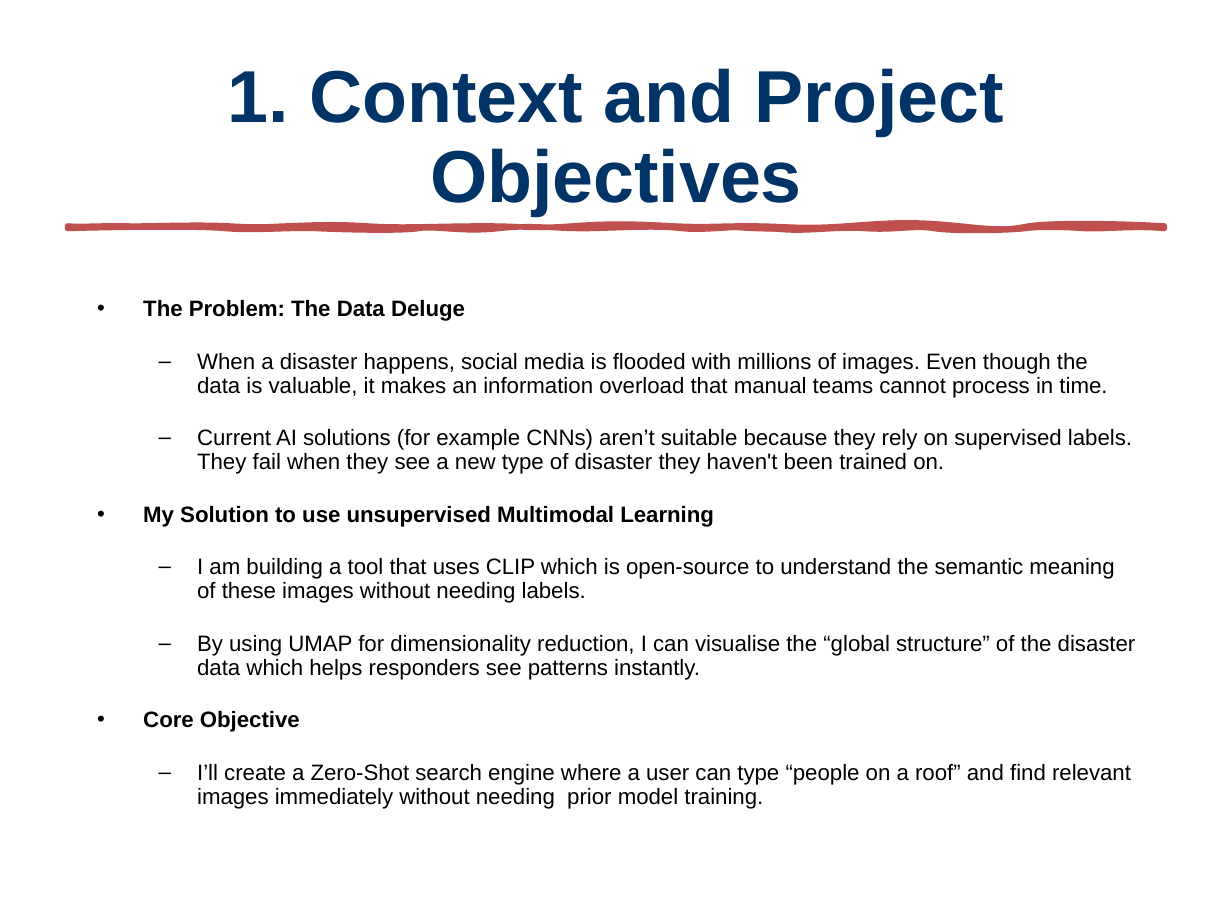
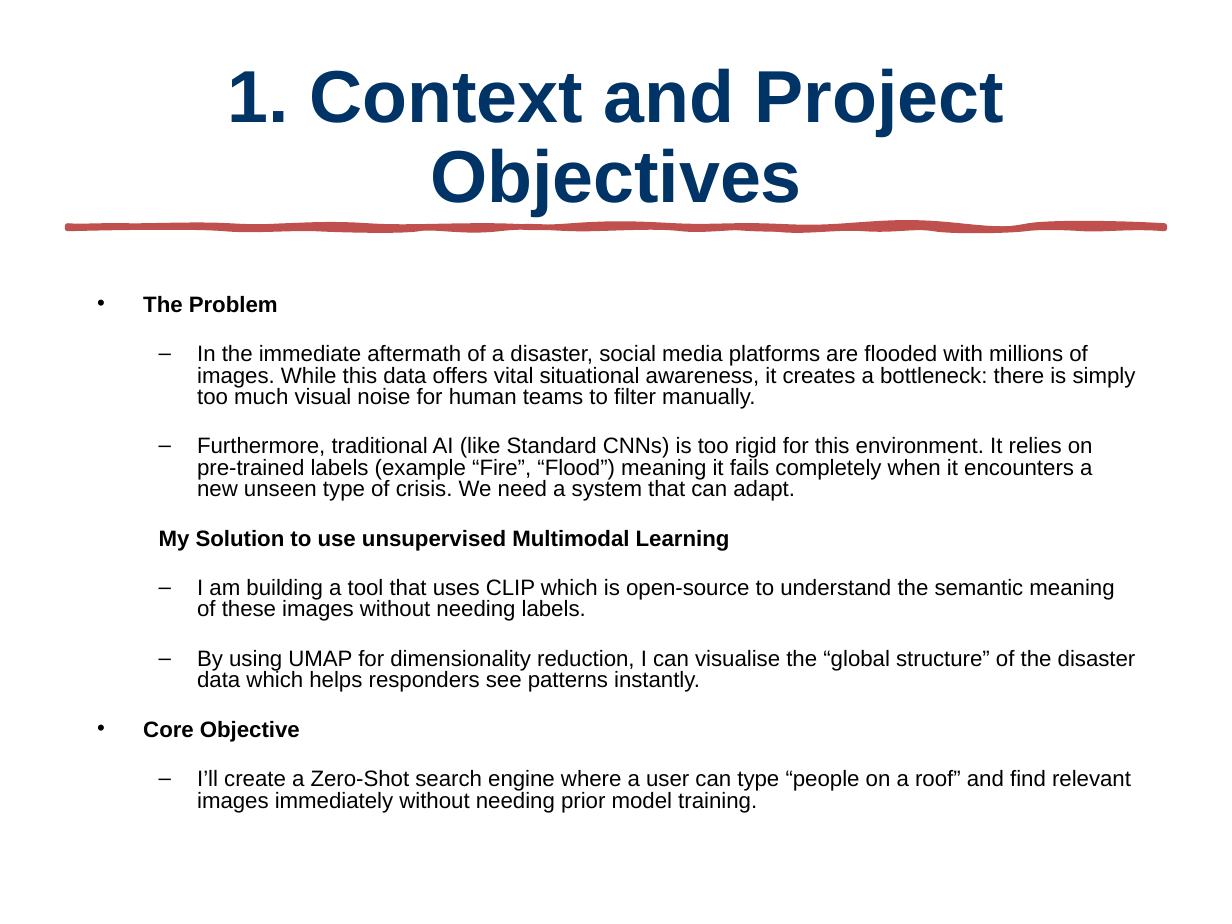
Before and after one commit to 730Rashid/Final_Stage_Project_Rashid_LBS-25-986, a slide deck: slide 2 of Docs/Midway Review/Midway_Review_Rashid.pptx. Drawn at 1232x924 pixels with LibreOffice and Linux fonts; fonts in the diff are those of the drawing. Boxes give left, top, right and bottom in pixels: in the first picture for what was removed or moved away, otherwise in the second. Text is boxed around its words. In the diff, an @@ line names an element or a change of style, - is before the commit and + after.

```diff
--- a/Docs/Midway Review/Midway_Review_Rashid.pptx
+++ b/Docs/Midway Review/Midway_Review_Rashid.pptx
@@ text at bbox=[143, 296, 1136, 501]: text changed; size 13 to 12.9 pt @@
-• The Problem: The Data Deluge
-  – When a disaster happens, social media is flooded with millions of images. Even though the data is valuable, it makes an information overload that manual teams cannot process in time.
-  – Current AI solutions (for example CNNs) aren’t suitable because they rely on supervised labels. They fail when they see a new type of disaster they haven't been trained on.
+• The Problem
+  – In the immediate aftermath of a disaster, social media platforms are flooded with millions of images. While this data offers vital situational awareness, it creates a bottleneck: there is simply too much visual noise for human teams to filter manually.
+  – Furthermore, traditional AI (like Standard CNNs) is too rigid for this environment. It relies on pre-trained labels (example “Fire”, “Flood”) meaning it fails completely when it encounters a new unseen type of crisis. We need a system that can adapt.
@@ text at bbox=[143, 530, 1136, 813]: size 13 to 12.9 pt in "My Solution to use unsupervised Multimodal Learning", "I am building a tool that uses ...", "By using UMAP for dimensionality reduction, I ...", "Core Objective" and 1 more places; bullet • to none; list level 1 to 2 in "My Solution to use unsupervised ..."; line spacing 0.9 to 0.8 @@
```
Also in this commit, not shown: 2 other slides changed, 1 slide added, 1 other file.
